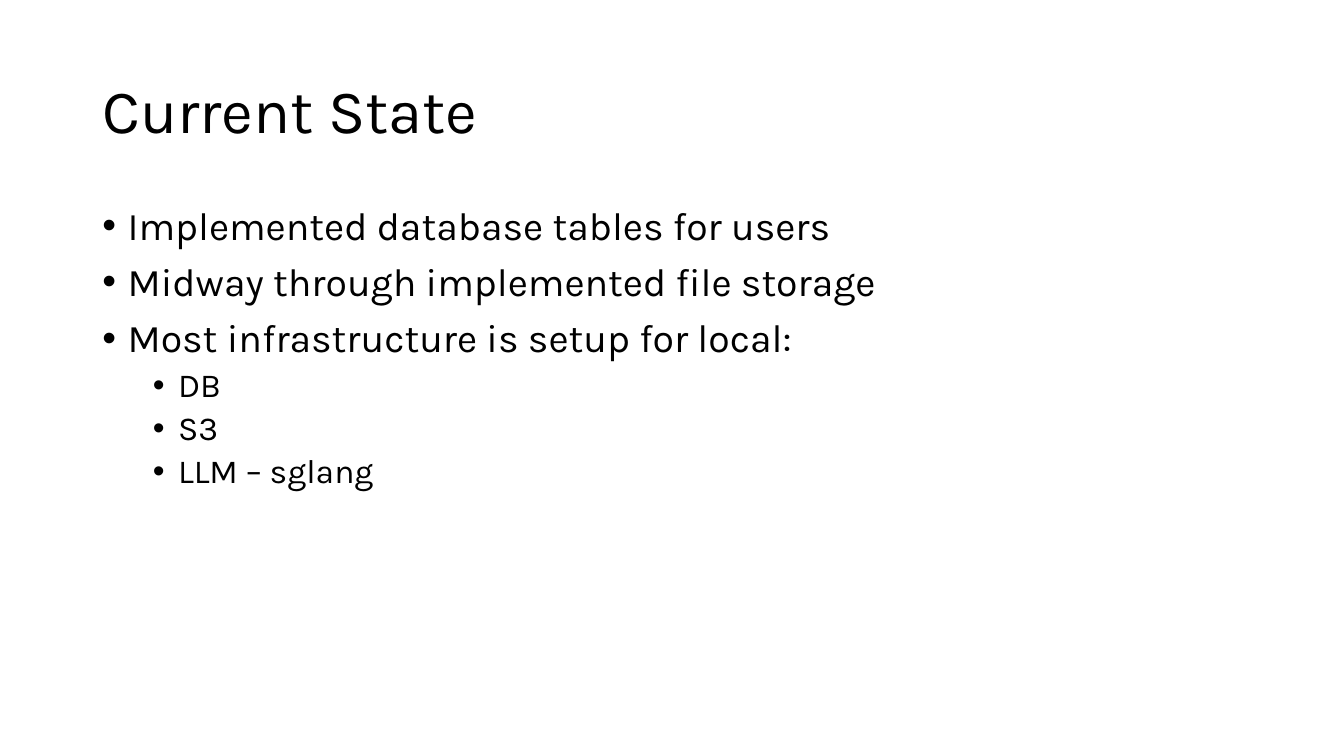
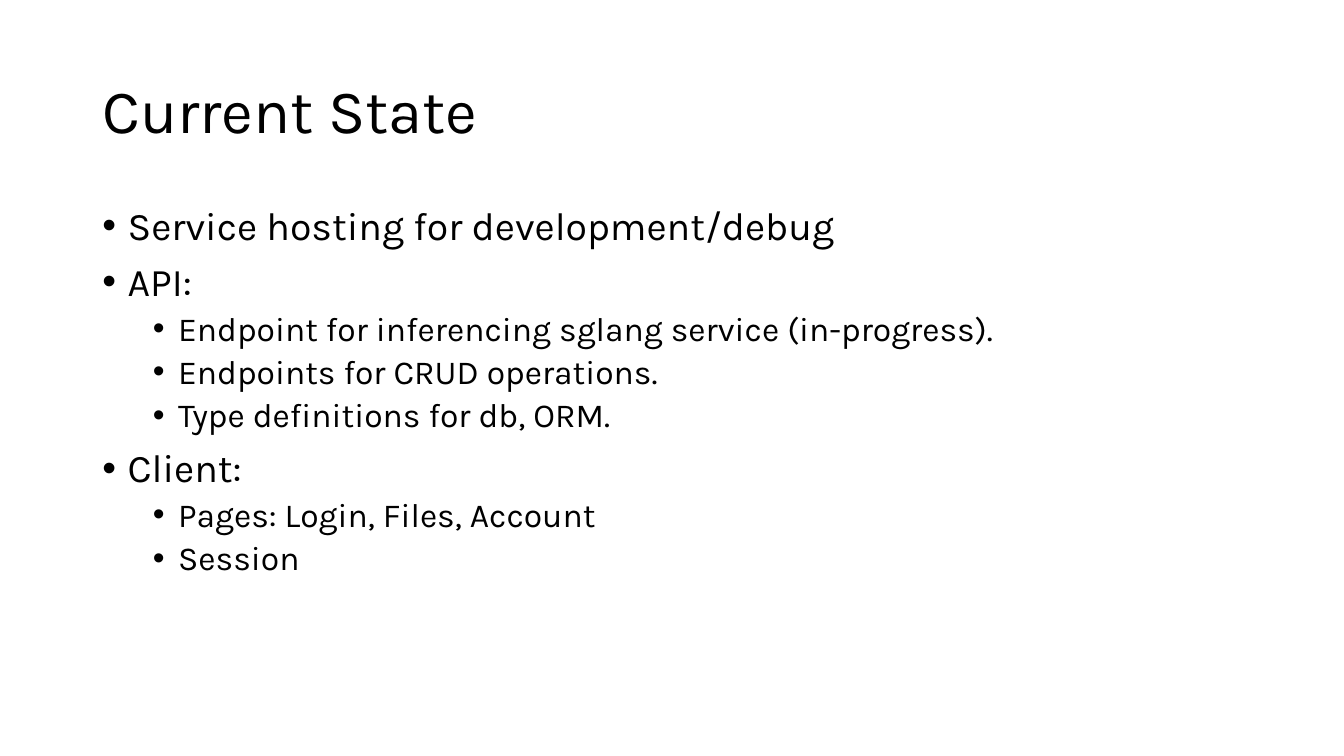
Before and after one commit to HDTHREE/bintrong_game, a slide deck: slide 9 of design_presentation.pptx. Drawn at 1344x756 pixels with LibreOffice and Linux fonts; fonts in the diff are those of the drawing. Boxes give left, top, right and bottom in pixels: in the first picture for what was removed or moved away, otherwise in the second. Text is boxed around its words. In the diff, an @@ line names an element or a change of style, - is before the commit and + after.

```diff
--- a/design_presentation.pptx
+++ b/design_presentation.pptx
@@ text at (128,211,993,571): text changed; size 28 to 24 pt @@
-• Implemented database tables for users
-• Midway through implemented file storage
-• Most infrastructure is setup for local:
-  • DB
-  • S3
-  • LLM – sglang
+• Service hosting for development/debug
+• API:
+  • Endpoint for inferencing sglang service (in-progress).
+  • Endpoints for CRUD operations.
+  • Type definitions for db, ORM.
+• Client:
+  • Pages: Login, Files, Account
+  • Session
```
Also in this commit, not shown: 2 other slides changed, 5 slides added, 1 slide removed, 1 other file.
